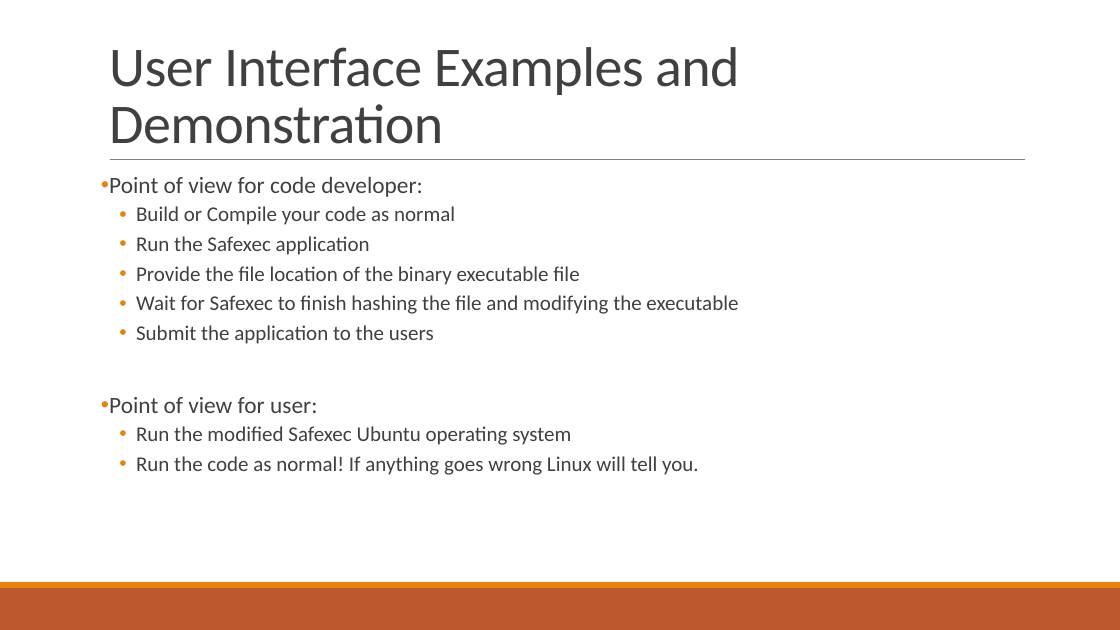
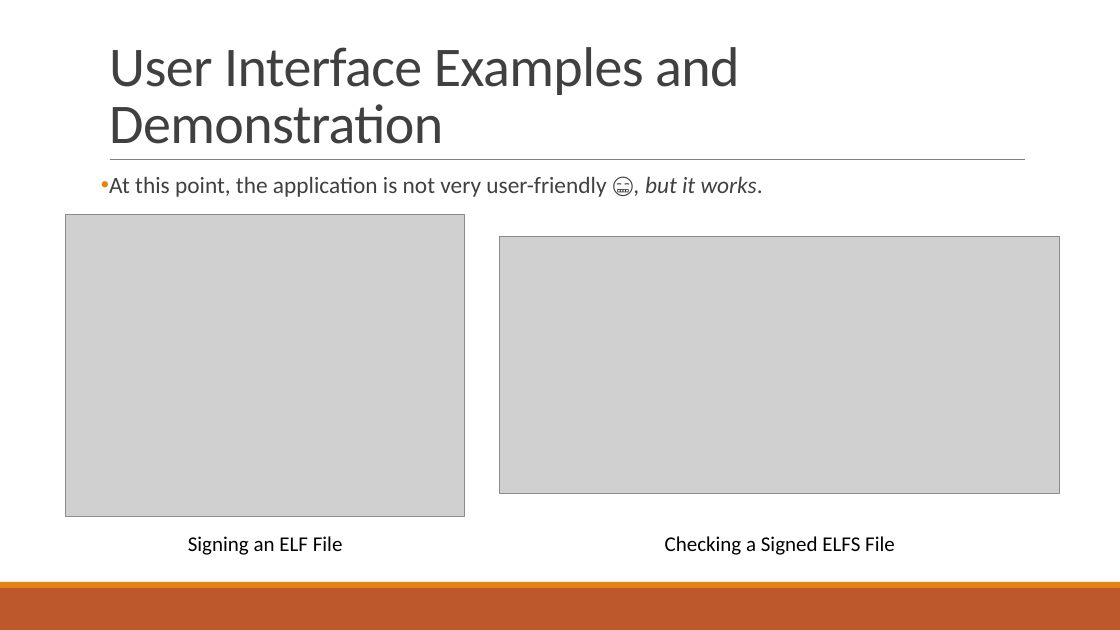
Before and after one commit to JohnHardy5/Safexec, a slide deck: slide 5 of Documents/Final Presentation.pptx. Drawn at 1120x630 pixels with LibreOffice and Linux fonts; fonts in the diff are those of the drawing; grey boxes stand for pictures. Boxes give left, top, right and bottom in pixels: in the first picture for what was removed or moved away, otherwise in the second. Text is boxed around its words. In the diff, an @@ line names an element or a change of style, - is before the commit and + after.

Commit message:
Finished Final Presentation slides

```diff
--- a/Documents/Final Presentation.pptx
+++ b/Documents/Final Presentation.pptx
@@ text at (109, 177, 763, 197): text changed; size 18 to 20 pt @@
-• Point of view for code developer:
-  • Build or Compile your code as normal
-  • Run the Safexec application
-  • Provide the file location of the binary executable file
-  • Wait for Safexec to finish hashing the file and modifying the executable
-  • Submit the application to the users
-• Point of view for user:
-  • Run the modified Safexec Ubuntu operating system
-  • Run the code as normal! If anything goes wrong Linux will tell you.
+• At this point, the application is not very user-friendly 😬, but it works.
@@ picture added at (66, 214, 465, 516) @@
@@ picture added at (500, 237, 1060, 494) @@
@@ text added at (188, 536, 343, 555), 18 pt, text #000000 @@
+Signing an ELF File
@@ text added at (665, 536, 895, 555), 18 pt, text #000000 @@
+Checking a Signed ELFS File
```
